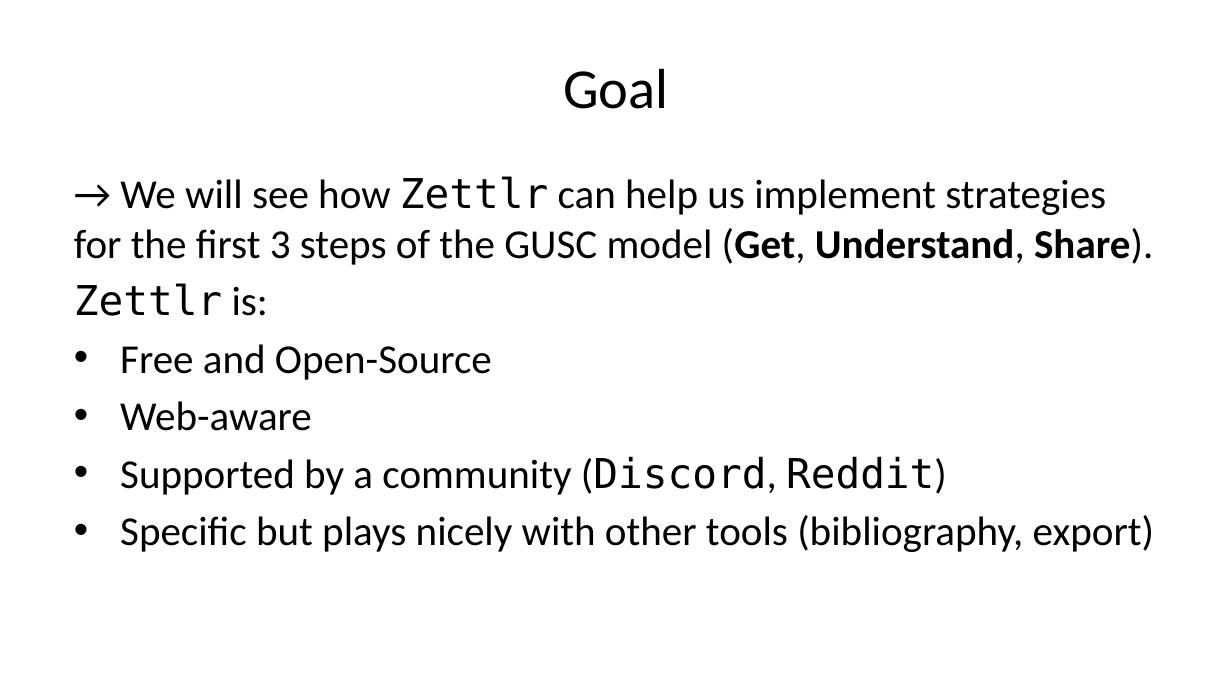
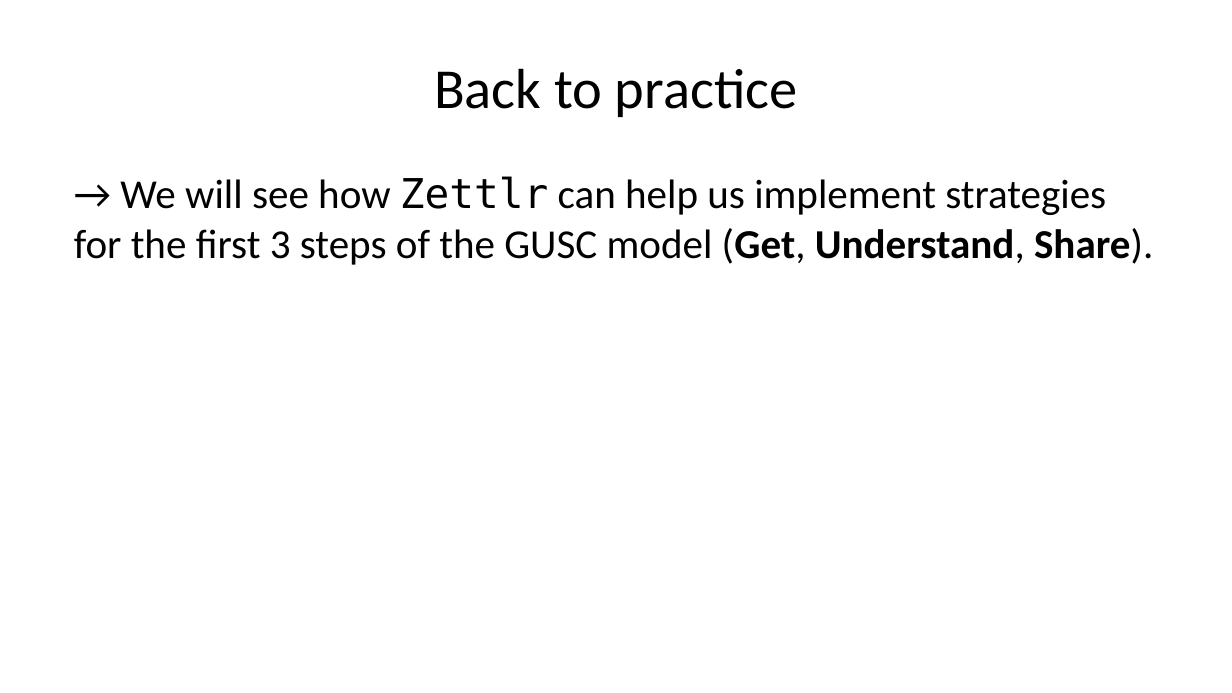
Before and after one commit to smart-edtech/smarties, a slide deck: slide 21 of workshop/markdown/index.pptx (slide 17 before the commit). Drawn at 1232x693 pixels with LibreOffice and Linux fonts; fonts in the diff are those of the drawing. Boxes give left, top, right and bottom in pixels: in the first picture for what was removed or moved away, otherwise in the second. Text is boxed around its words. In the diff, an @@ line names an element or a change of style, - is before the commit and + after.

```diff
--- a/workshop/markdown/index.pptx
+++ b/workshop/markdown/index.pptx
@@ title at box(434, 68, 797, 117): text changed @@
-Goal
+Back to practice
@@ text at box(74, 283, 1154, 552): paragraphs removed @@
-Zettlr is:
-• Free and Open-Source
-• Web-aware
-• Supported by a community (Discord, Reddit)
-• Specific but plays nicely with other tools (bibliography, export)
```
Also in this commit, not shown: 7 other slides changed, 4 slides added, 2 slides removed, 11 other files.
